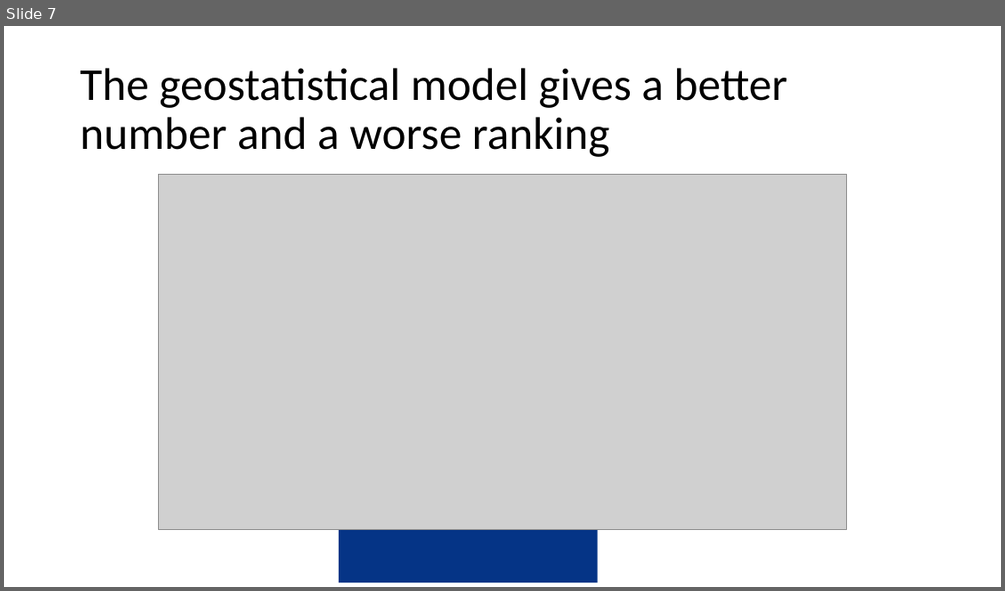
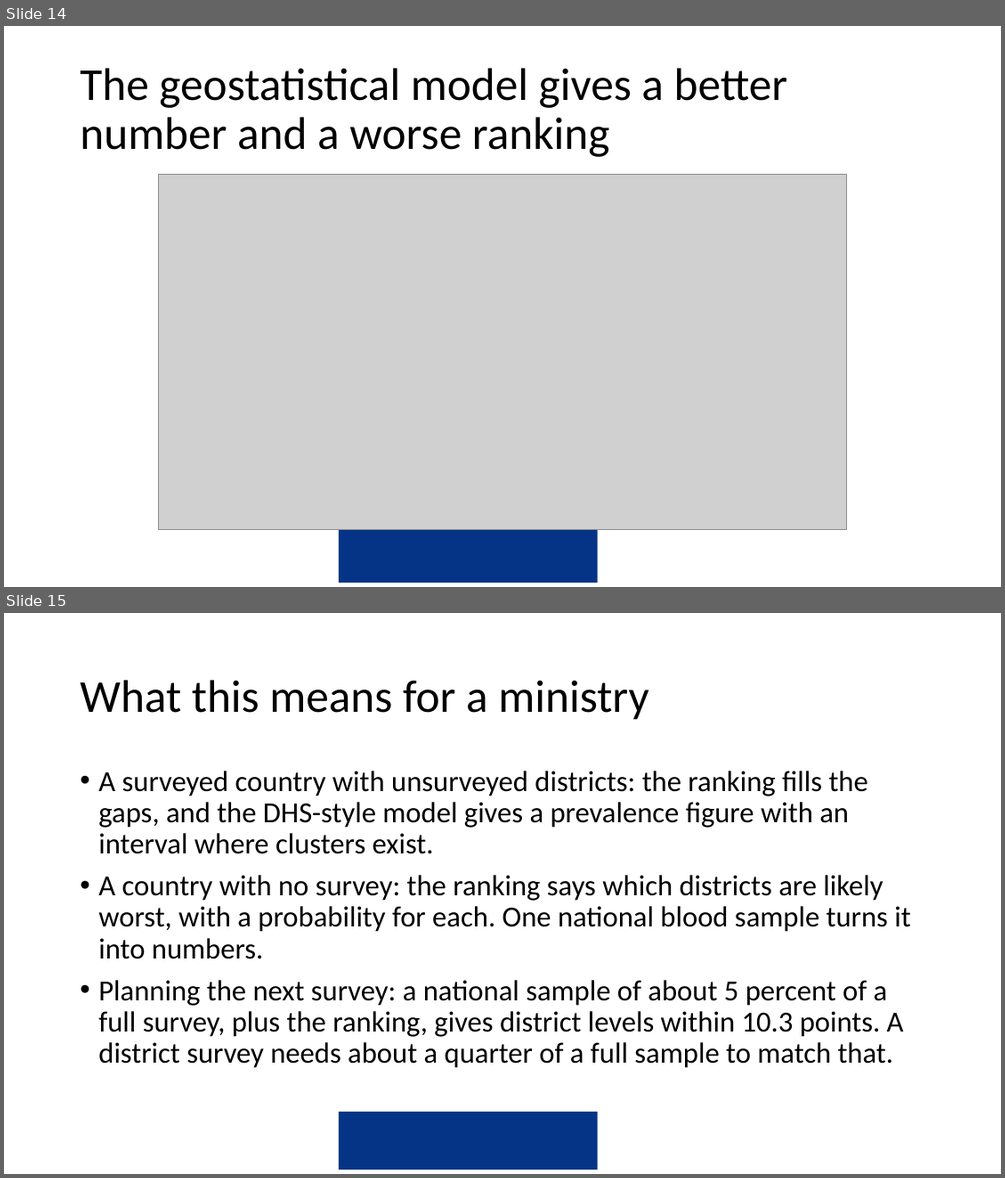
Before and after one commit to amertens/mn-prediction, a slide deck: docs/slides/MN-proxy-policy-deck-2026-09.pptx. Shown one above the other, each under a label of ours: slide 7 before the commit, slides 14 and 15 after it. The pictures are 1005x591 and 1005x1178 pixels, drawn with LibreOffice and Linux fonts; fonts in the diff are those of the drawing; grey boxes stand for pictures; background and template pictures are left out. Boxes give left, top, right and bottom in pixels: in the first picture for what was removed or moved away, otherwise in the second. Text is boxed around its words. In the diff, an @@ line names an element or a change of style, - is before the commit and + after.

```diff
--- a/docs/slides/MN-proxy-policy-deck-2026-09.pptx
+++ b/docs/slides/MN-proxy-policy-deck-2026-09.pptx
@@ slide 15 added at (4,613,1001,1174), background #FFFFFF; not listed: 1 template element that a slide beside it also shows @@
@@ title added at (80,680,648,720), 44 pt, text #000000 @@
+What this means for a ministry
@@ text added at (98,771,910,1068), 28 pt, text #000000 @@
+• A surveyed country with unsurveyed districts: the ranking fills the gaps, and the DHS-style model gives a prevalence figure with an interval where clusters exist.
+• A country with no survey: the ranking says which districts are likely worst, with a probability for each. One national blood sample turns it into numbers.
+• Planning the next survey: a national sample of about 5 percent of a full survey, plus the ranking, gives district levels within 10.3 points. A district survey needs about a quarter of a full sample to match that.
@@ what was slide 7 is now slide 14 @@
```
Also in this commit, not shown: 5 slides changed, 5 other slides added, 1 slide removed, 5 other files.
